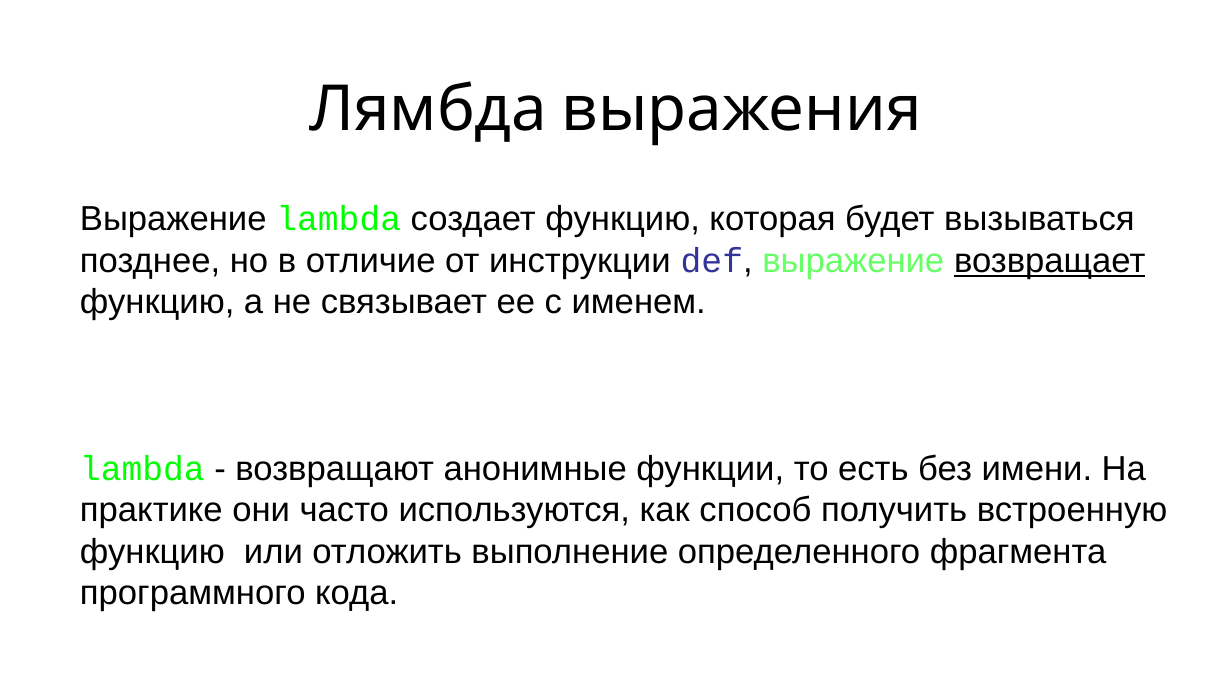
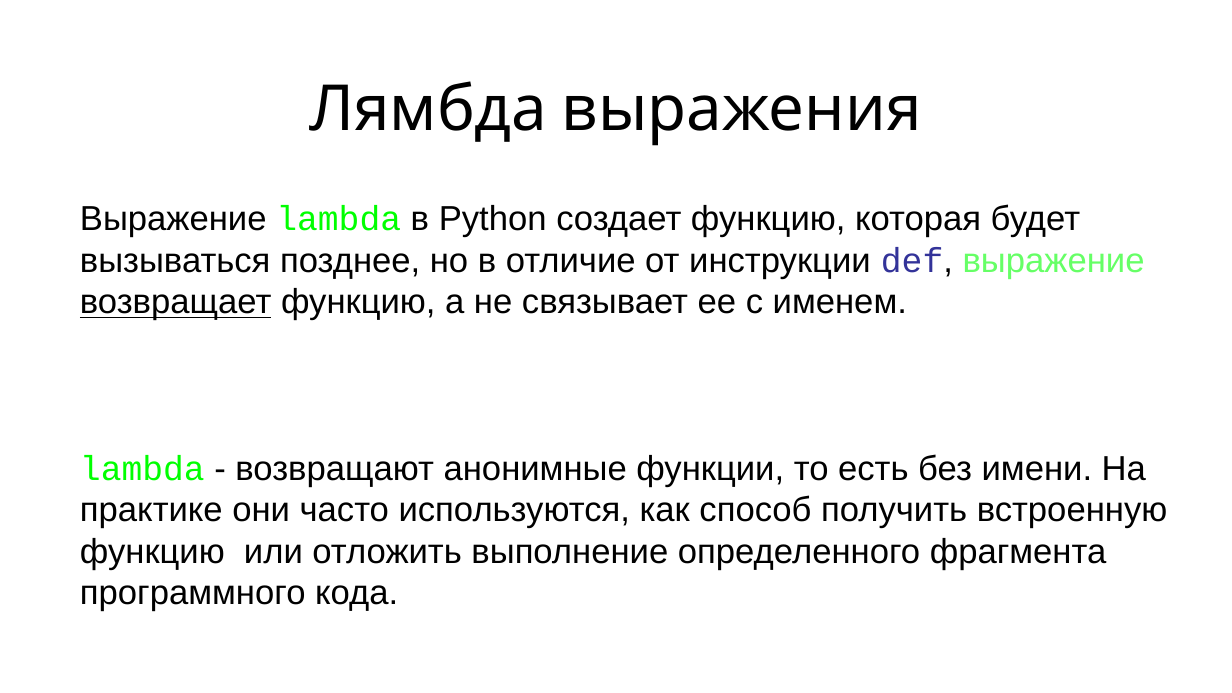
Before and after one commit to maxchv/LearnPython, a slide deck: slide 4 of week06/Lambda.pptx. Drawn at 1232x693 pixels with LibreOffice and Linux fonts; fonts in the diff are those of the drawing. Boxes give left, top, right and bottom in pixels: in the first picture for what was removed or moved away, otherwise in the second. Text is boxed around its words. In the diff, an @@ line names an element or a change of style, - is before the commit and + after.

Commit message:
Добавлены материалы занятия по лямбдам

```diff
--- a/week06/Lambda.pptx
+++ b/week06/Lambda.pptx
@@ text at box(80, 204, 1145, 320): text changed @@
-Выражение lambda создает функцию, которая будет вызываться позднее, но в отличие от инструкции def, выражение возвращает функцию, а не связывает ее с именем.
+Выражение lambda в Python создает функцию, которая будет вызываться позднее, но в отличие от инструкции def, выражение возвращает функцию, а не связывает ее с именем.
```
Also in this commit, not shown: 5 other slides changed, 19 slides added, 5 slides removed, 2 other files.
